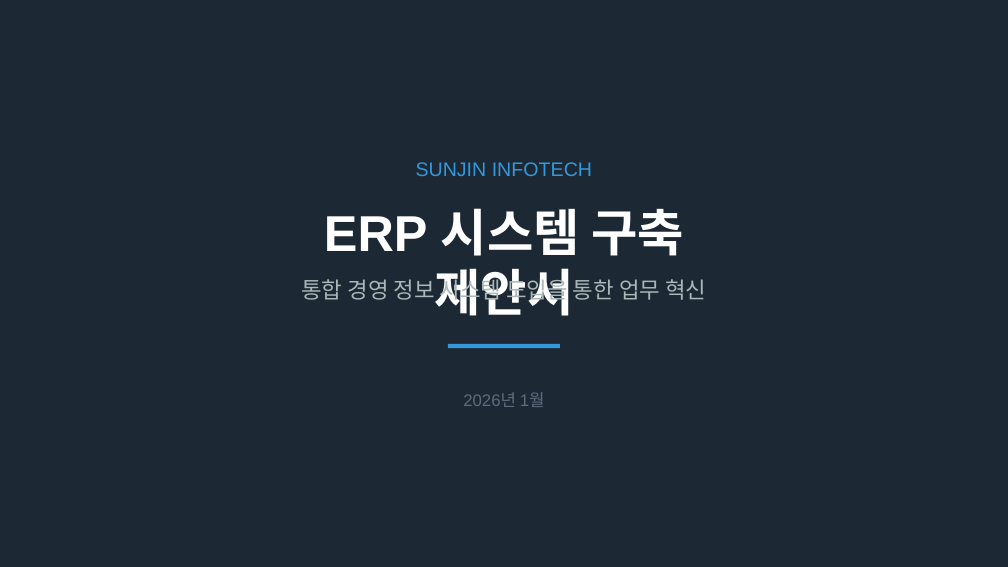
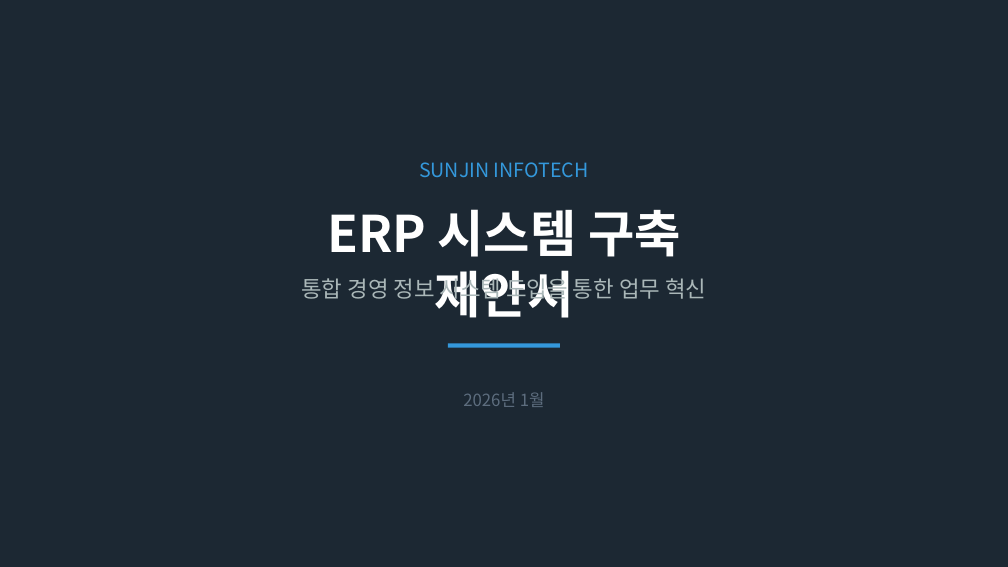
Before and after one commit to MoonjaeChoi/sunjin-erp, a slide deck: slide 1 of workspace/ppt/선진인포텍_ERP_제안서.pptx. Drawn at 1008x567 pixels with LibreOffice and Linux fonts; fonts in the diff are those of the drawing. Boxes give left, top, right and bottom in pixels: in the first picture for what was removed or moved away, otherwise in the second. Text is boxed around its words. In the diff, an @@ line names an element or a change of style, - is before the commit and + after.

```diff
--- a/workspace/ppt/선진인포텍_ERP_제안서.pptx
+++ b/workspace/ppt/선진인포텍_ERP_제안서.pptx
@@ font Arial to Noto Sans CJK KR in 4 elements at (x1=463, y1=392, x2=545, y2=407), (x1=301, y1=275, x2=706, y2=303), (x1=419, y1=162, x2=589, y2=177), (x1=327, y1=209, x2=681, y2=318) @@
```
Also in this commit, not shown: 15 other slides changed, 20 other files.
